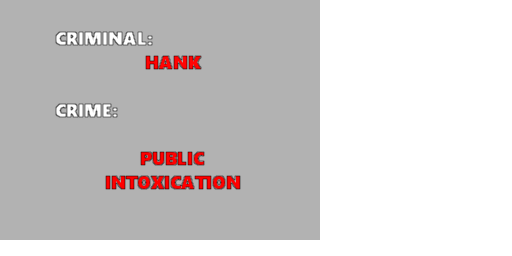
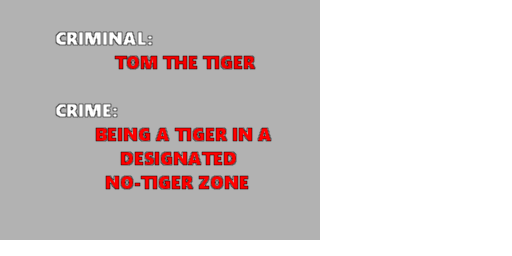
Comparing the layer stacks of the two w=512, h=256 images. Changes:
added layer "Pasted Layer #4" above "Pasted Layer #3" over [114, 55, 256, 70]
added layer "Pasted Layer #3" above "CRIMINAL: ..." over [95, 127, 272, 190]
hid "Pasted Layer #2" over [145, 55, 202, 70]
hid "Pasted Layer" over [109, 151, 241, 190]
